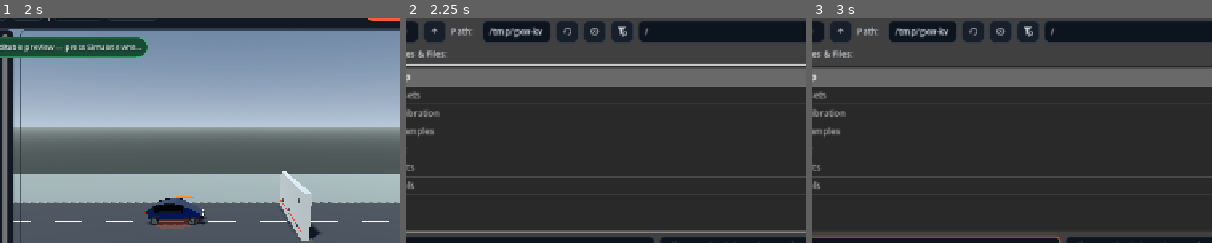
Above: before the commit, frames 1-3 (left to right).
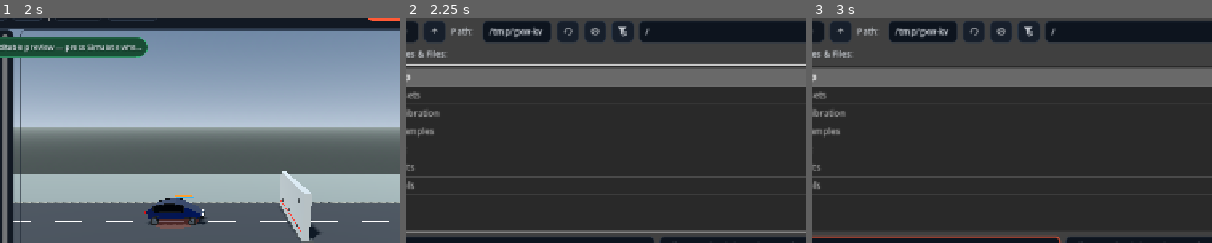
Above: after the commit, the same moments.

Repository: ArrowSK/crashvector
Game: Godot game, scene res://app/main.tscn
The game is run twice, just before and just after one commit, with the same random seed, the same clock (stepped at 60 frames per second) and the same inputs.
Inputs (mouse positions are % of the whole screen's width and height, from its top left):
- Up to frame 1 (2 s): click "New" at 0.5 s; click "New" at 1.25 s
- Up to frame 2 (2.25 s): click "Open" at 2 s
- Up to frame 3 (3 s): click (36, 59) at 2.77 s; type "12" at 2.85 s
The pictures show only the part of the screen within x 21-71%, y 8-58%; the shares and areas given below are measured in that part.

Frame 1 is identical in both runs. In frame 2, 0.1% of the frame differs, in the area x 39-61%, y 3-9%; in frame 3, 0.1%.

Commit message:
M11: bound structural damping and plastic work

Diff:
--- a/src/structural/structural_beam.gd
+++ b/src/structural/structural_beam.gd
@@ -90,16 +90,31 @@
 	var relative_speed_ms := (b.velocity_ms - a.velocity_ms).dot(direction)
 	var elastic_extension_m := length_m - rest_length_m
 	var spring_force_n := _progressive_spring_force_n(elastic_extension_m)
-	var damping_force_n := damping_n_s_m * relative_speed_ms
+	var raw_damping_force_n := damping_n_s_m * relative_speed_ms
+	var damping_force_n := raw_damping_force_n
+	var inverse_mass_sum := a.inverse_mass + b.inverse_mass
+	if inverse_mass_sum > 0.0 and not is_zero_approx(relative_speed_ms):
+		# Explicit integration must not let a viscous damper reverse its own
+		# relative degree of freedom within one substep. Without this bound a
+		# stiff damper can numerically alternate the node velocities and both
+		# inject kinetic energy and report impossible cumulative dissipation.
+		var maximum_damping_force := absf(relative_speed_ms) / (inverse_mass_sum * delta_s)
+		damping_force_n = clampf(raw_damping_force_n, -maximum_damping_force, maximum_damping_force)
 	last_spring_force_n = spring_force_n
 	last_force_n = spring_force_n + damping_force_n
 
 	var force_vector := direction * last_force_n
 	a.add_force(force_vector)
 	b.add_force(-force_vector)
-	damping_energy_j += damping_n_s_m * relative_speed_ms * relative_speed_ms * delta_s
+	if inverse_mass_sum > 0.0 and not is_zero_approx(relative_speed_ms):
+		var effective_mass := 1.0 / inverse_mass_sum
+		var damping_only_after_speed := relative_speed_ms - damping_force_n * inverse_mass_sum * delta_s
+		damping_energy_j += maxf(
+			0.5 * effective_mass * (relative_speed_ms * relative_speed_ms - damping_only_after_speed * damping_only_after_speed),
+			0.0
+		)
 
-	_apply_plastic_flow(length_m, spring_force_n, delta_s)
+	_apply_plastic_flow(length_m, delta_s)
 
 func _progressive_spring_force_n(elastic_extension_m: float) -> float:
 	if absf(elastic_extension_m) <= 0.000000001:
@@ -124,7 +139,7 @@
 		)
 	return sign_value * force_magnitude
 
-func _apply_plastic_flow(length_m: float, spring_force_n: float, delta_s: float) -> void:
+func _apply_plastic_flow(length_m: float, delta_s: float) -> void:
 	var abs_strain := absf(last_total_strain)
 	if abs_strain <= yield_strain or plastic_flow_rate <= 0.0:
 		return
@@ -136,8 +151,18 @@
 	var flow_factor := clampf((abs_strain - yield_strain) / flow_span, 0.0, 1.0)
 	var alpha := clampf(plastic_flow_rate * flow_factor * delta_s, 0.0, 1.0)
 	var old_rest := rest_length_m
+	var old_extension := length_m - old_rest
+	var old_force := _progressive_spring_force_n(old_extension)
+	var old_elastic_energy := 0.5 * absf(old_force * old_extension)
 	rest_length_m = lerpf(rest_length_m, target_rest, alpha)
-	plastic_energy_j += absf(spring_force_n) * absf(rest_length_m - old_rest)
+	var new_extension := length_m - rest_length_m
+	var new_force := _progressive_spring_force_n(new_extension)
+	var new_elastic_energy := 0.5 * absf(new_force * new_extension)
+	# Plastic flow changes the rest state at fixed instantaneous geometry. The
+	# irreversible work is the recoverable spring energy actually removed by
+	# that state change, not force multiplied by an independently accumulated
+	# rest-length increment (which can count the same energy repeatedly).
+	plastic_energy_j += maxf(old_elastic_energy - new_elastic_energy, 0.0)
 
 func elastic_energy_j(nodes: Array[StructuralNode]) -> float:
 	if broken:
